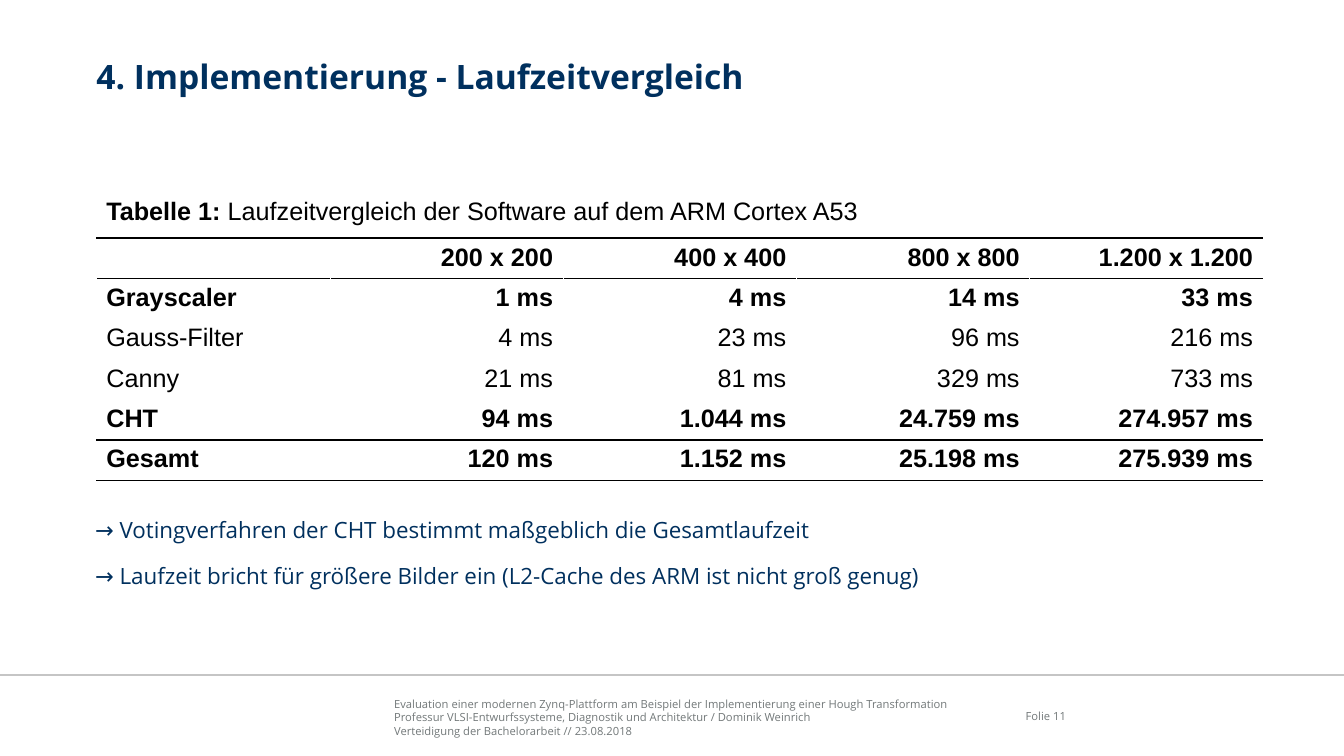
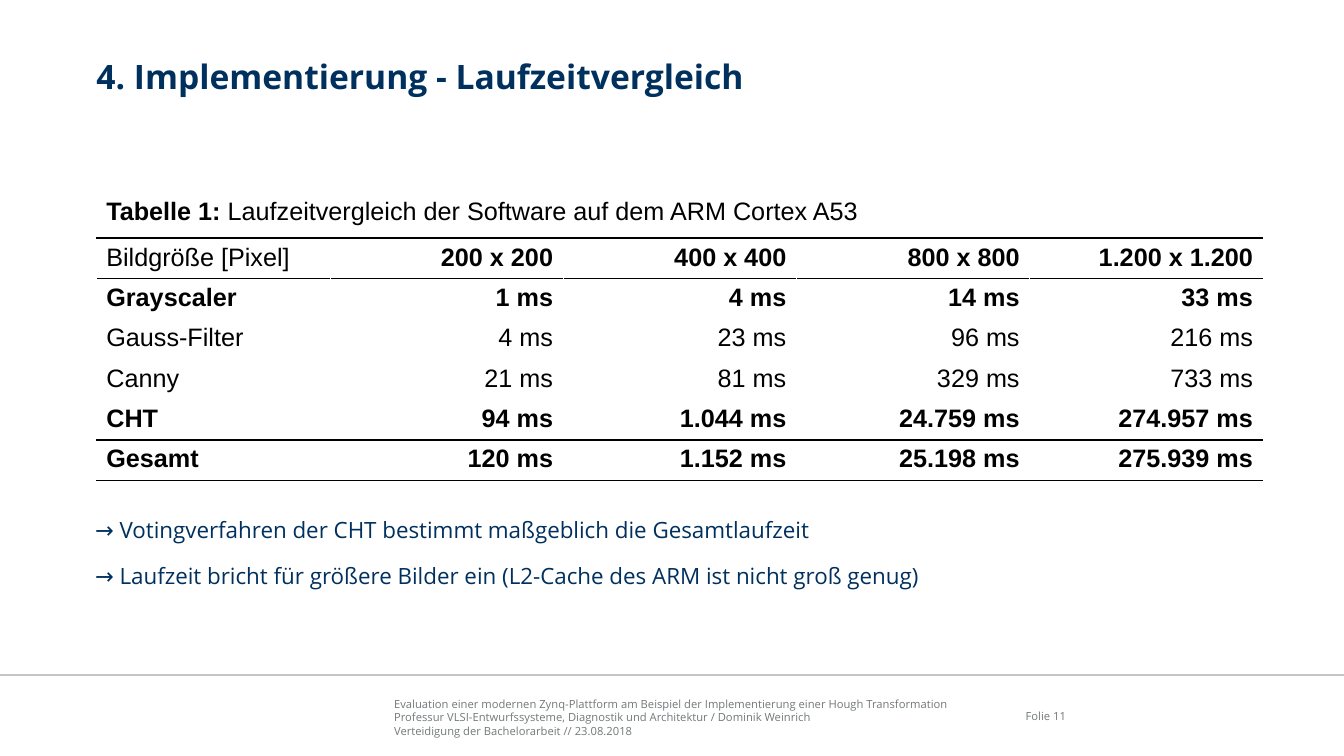
Before and after one commit to freeDom-/hough, a slide deck: slide 11 of Verteidigung/Verteidigung.odp. Drawn at 1344x756 pixels with LibreOffice and Linux fonts; fonts in the diff are those of the drawing; background and template pictures are left out. Boxes give left, top, right and bottom in pixels: in the first picture for what was removed or moved away, otherwise in the second. Text is boxed around its words. In the diff, an @@ line names an element or a change of style, - is before the commit and + after.

```diff
--- a/Verteidigung/Verteidigung.odp
+++ b/Verteidigung/Verteidigung.odp
@@ table at [97, 238, 1261, 472] @@
-row 1, column 1: 
+row 1, column 1: Bildgröße [Pixel]
```
Also in this commit, not shown: 2 other slides changed, 2 other files.
